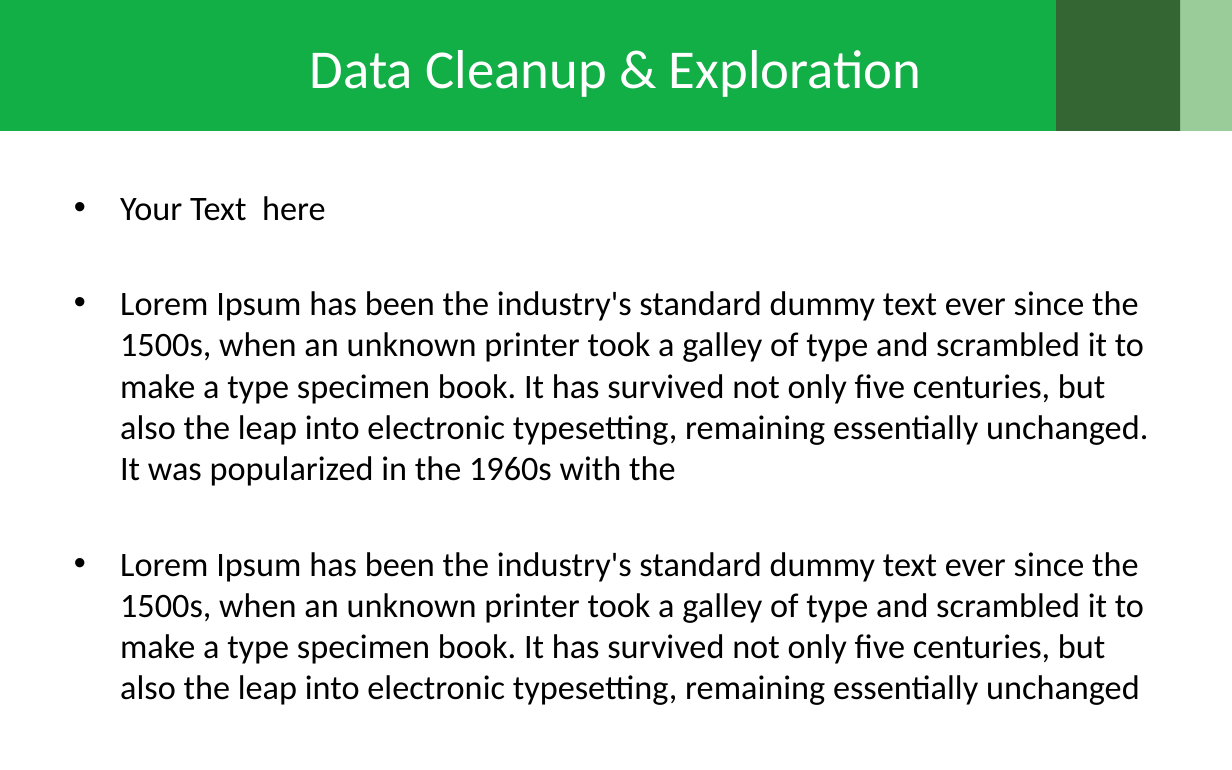
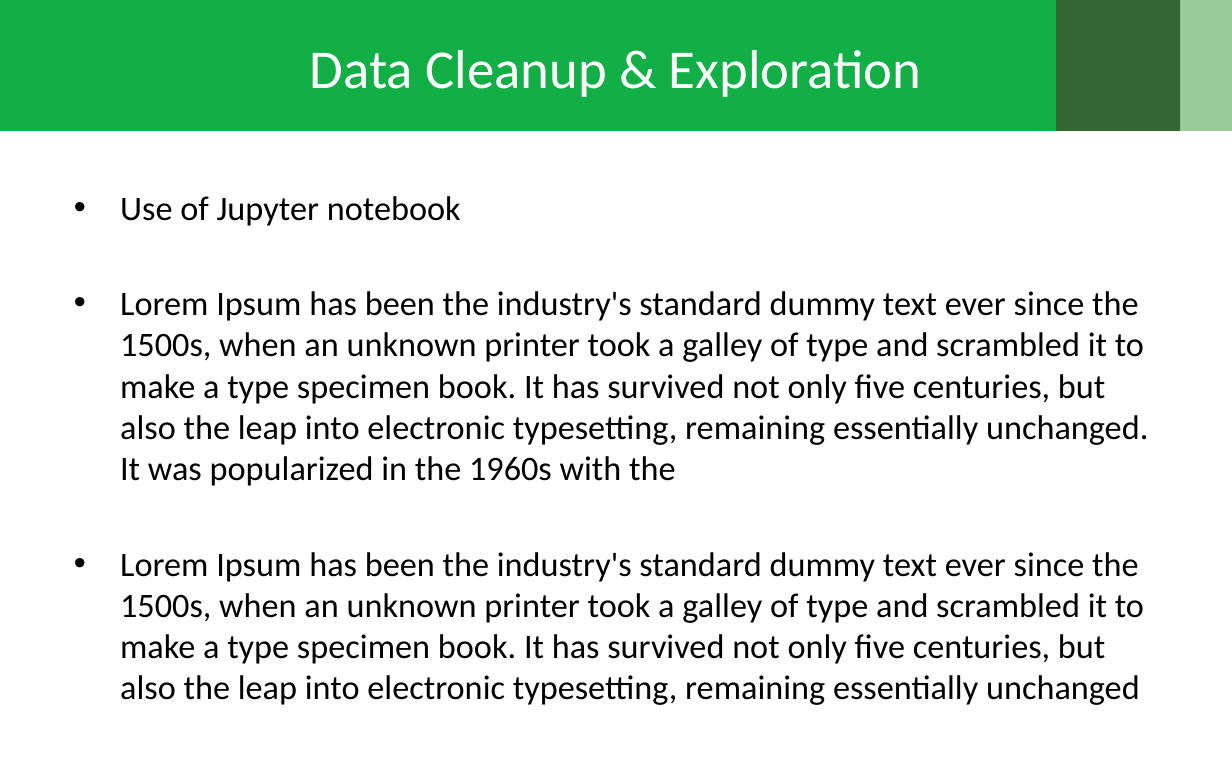
Before and after one commit to khosenag03/RICHdataGroupProject, a slide deck: slide 23 of The True Meaning behind Decision Day.pptx (slide 16 before the commit). Drawn at 1232x770 pixels with LibreOffice and Linux fonts; fonts in the diff are those of the drawing; background and template pictures are left out. Boxes give left, top, right and bottom in pixels: in the first picture for what was removed or moved away, otherwise in the second. Text is boxed around its words. In the diff, an @@ line names an element or a change of style, - is before the commit and + after.

```diff
--- a/The True Meaning behind Decision Day.pptx
+++ b/The True Meaning behind Decision Day.pptx
@@ text at box(120, 196, 461, 226): text changed @@
-• Your Text here
+• Use of Jupyter notebook
```
Also in this commit, not shown: 14 other slides changed, 9 slides added.
